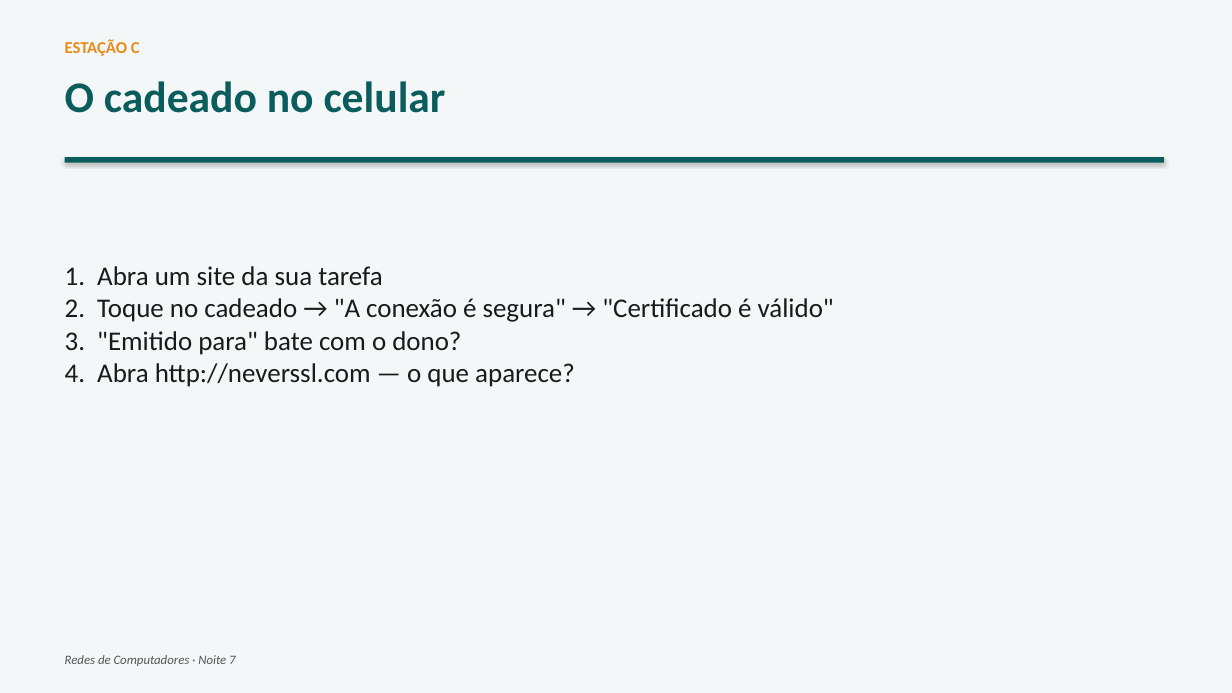
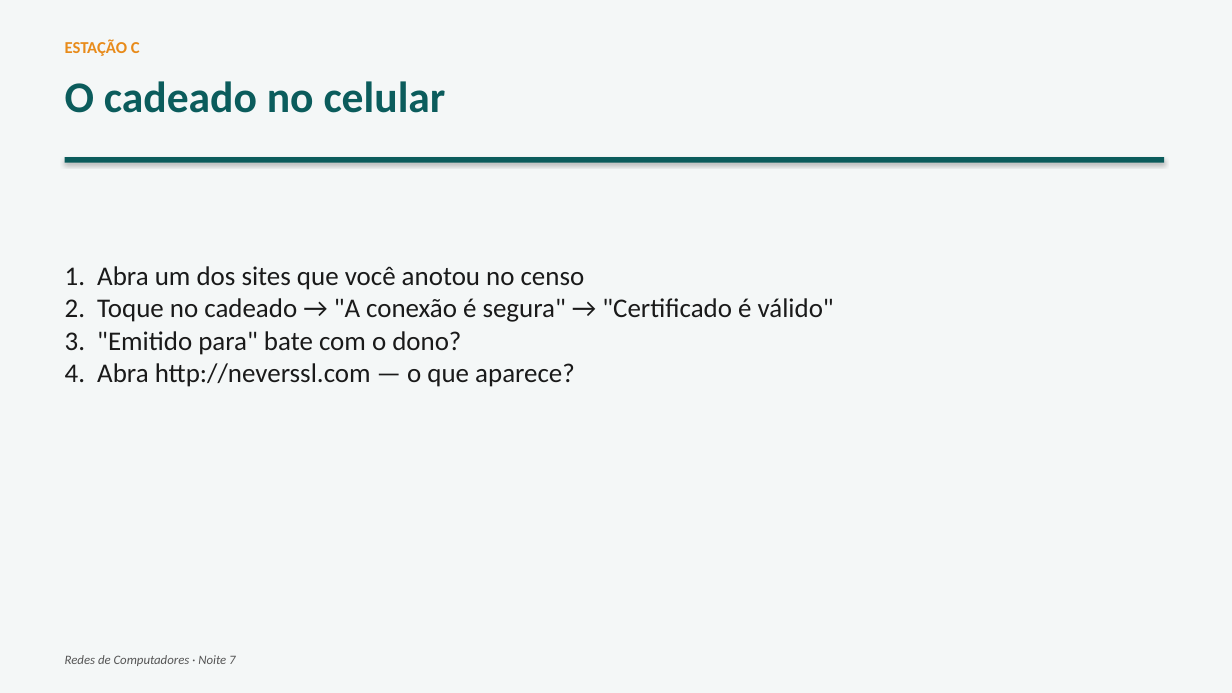
Before and after one commit to joninedel-prog/gerador_contratos, a slide deck: slide 26 of Aula - Redes 7 - Nomes na rede.pptx (slide 25 before the commit). Drawn at 1232x693 pixels with LibreOffice and Linux fonts; fonts in the diff are those of the drawing. Boxes give left, top, right and bottom in pixels: in the first picture for what was removed or moved away, otherwise in the second. Text is boxed around its words. In the diff, an @@ line names an element or a change of style, - is before the commit and + after.

```diff
--- a/Aula - Redes 7 - Nomes na rede.pptx
+++ b/Aula - Redes 7 - Nomes na rede.pptx
@@ text at bbox=[65, 266, 585, 290]: text changed @@
-1. Abra um site da sua tarefa
+1. Abra um dos sites que você anotou no censo
```
Also in this commit, not shown: 1 other slide changed, 1 slide added, 4 other files.
